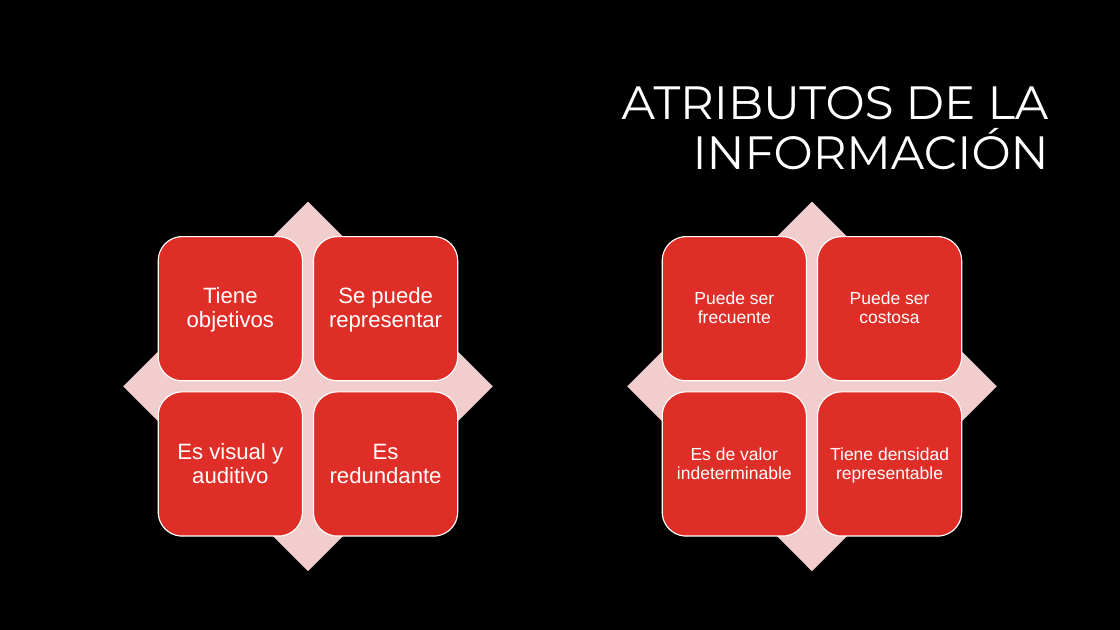
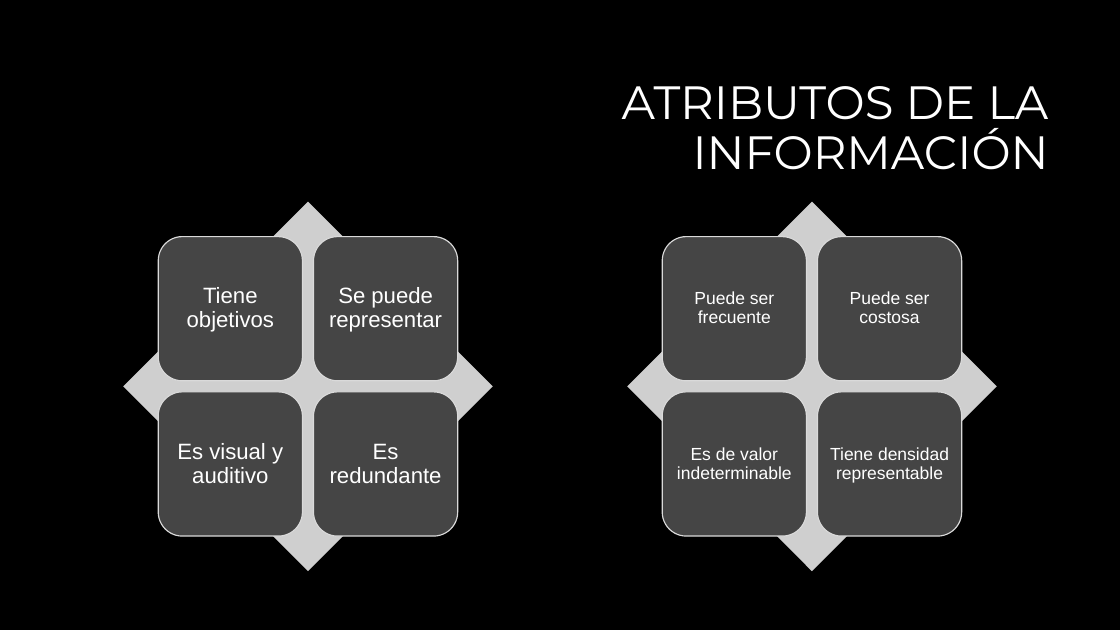
Before and after one commit to zherar7ordoya/AP3, a slide deck: slide 10 of Metodología de Desarrollo de Sistemas I/1er Parcial Metodologia I 2021 (Parte B).pptx. Drawn at 1120x630 pixels with LibreOffice and Linux fonts; fonts in the diff are those of the drawing; background and template pictures are left out. Boxes give left, top, right and bottom in pixels: in the first picture for what was removed or moved away, otherwise in the second. Text is boxed around its words. In the diff, an @@ line names an element or a change of style, - is before the commit and + after.

```diff
--- a/Metodología de Desarrollo de Sistemas I/1er Parcial Metodologia I 2021 (Parte B).pptx
+++ b/Metodología de Desarrollo de Sistemas I/1er Parcial Metodologia I 2021 (Parte B).pptx
@@ diamond at (124,202,493,571): fill #F3CDCD to #CFCFCF @@
@@ diamond at (628,202,997,571): fill #F3CDCD to #CFCFCF @@
@@ fill #DF2E28 to #454545; outline #FFFFFF 1 pt to #DADADA 1 pt in 8 elements at (158,237,302,381), (313,237,458,381), (158,392,302,537), (313,392,458,537), (662,237,807,381), (818,237,962,381), (662,392,807,537), (818,392,962,537) @@
```
Also in this commit, not shown: 1 other slide changed, 6 slides added.
